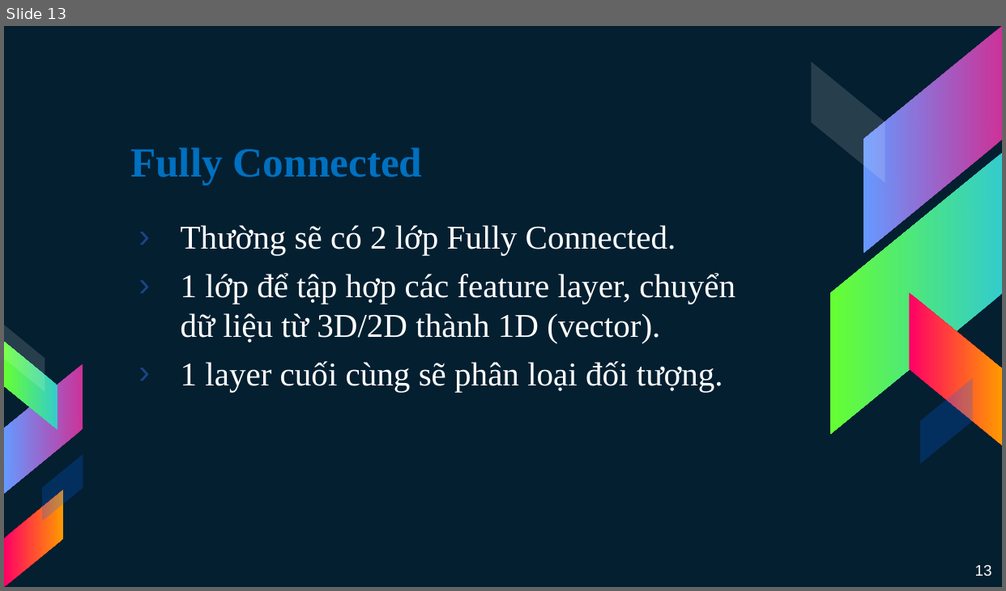
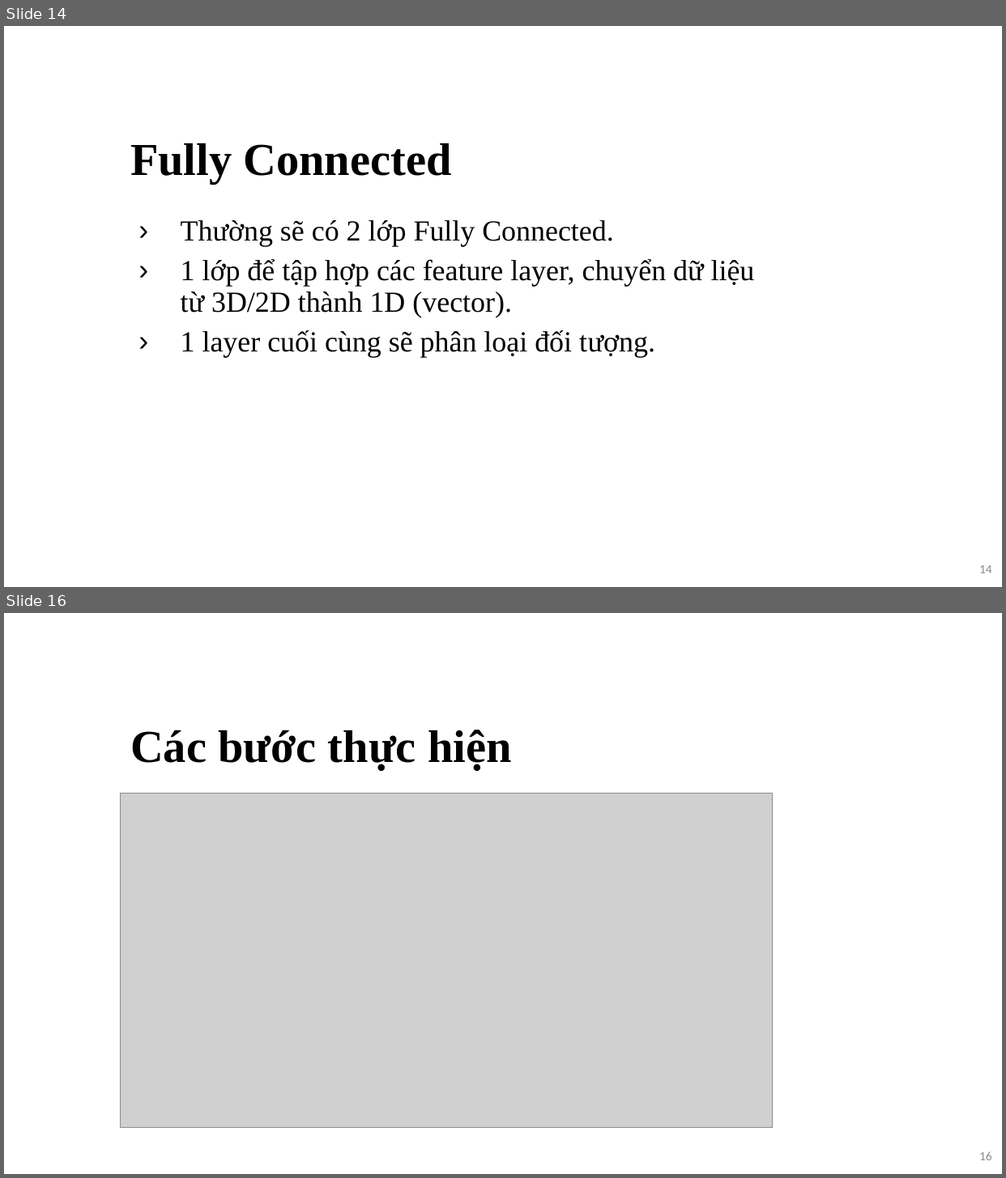
Before and after one commit to 15110383/MachineLearning, a slide deck: MALE.pptx. Shown one above the other, each under a label of ours: slide 13 before the commit, slides 14 and 16 after it; the slides between them are not shown. The pictures are 1006x591 and 1006x1178 pixels, drawn with LibreOffice and Linux fonts; fonts in the diff are those of the drawing; grey boxes stand for pictures. Boxes give left, top, right and bottom in pixels: in the first picture for what was removed or moved away, otherwise in the second. Text is boxed around its words. In the diff, an @@ line names an element or a change of style, - is before the commit and + after.

```diff
--- a/MALE.pptx
+++ b/MALE.pptx
@@ slide 16 added at (4, 613, 1002, 1174), background #FFFFFF @@
@@ title added at (130, 730, 511, 770), 33 pt, text #000000, bold @@
+Các bước thực hiện
@@ picture added at (121, 794, 773, 1128) @@
@@ page number added at (979, 1152, 992, 1161), 9 pt, text #8C8C8C @@
+16
@@ what was slide 13 is now slide 14 @@
@@ slide 14 changed as well @@
@@ background #041F30 to #FFFFFF @@
@@ title "Fully Connected" at (130, 143, 452, 183): size 30 to 33 pt, text colour #0070C0 to #000000; line spacing 1 to 0.9 @@
@@ text "Thường sẽ có 2 lớp ..." at (181, 220, 755, 358): size 24 to 21 pt, text colour #FFFFFF to #000000; line spacing 1 to 0.9 @@
@@ group removed at (811, 26, 1002, 464): 5 parallelograms @@
@@ group removed at (4, 326, 83, 587): 5 parallelograms @@
@@ page number at (979, 565, 992, 574): text changed; size 11 to 9 pt; font Arial to Calibri; text colour #FFFFFF to #8C8C8C @@
-13
+14
```
Also in this commit, not shown: 11 other slides changed, 7 other slides added, 6 slides removed, 1 other file.
